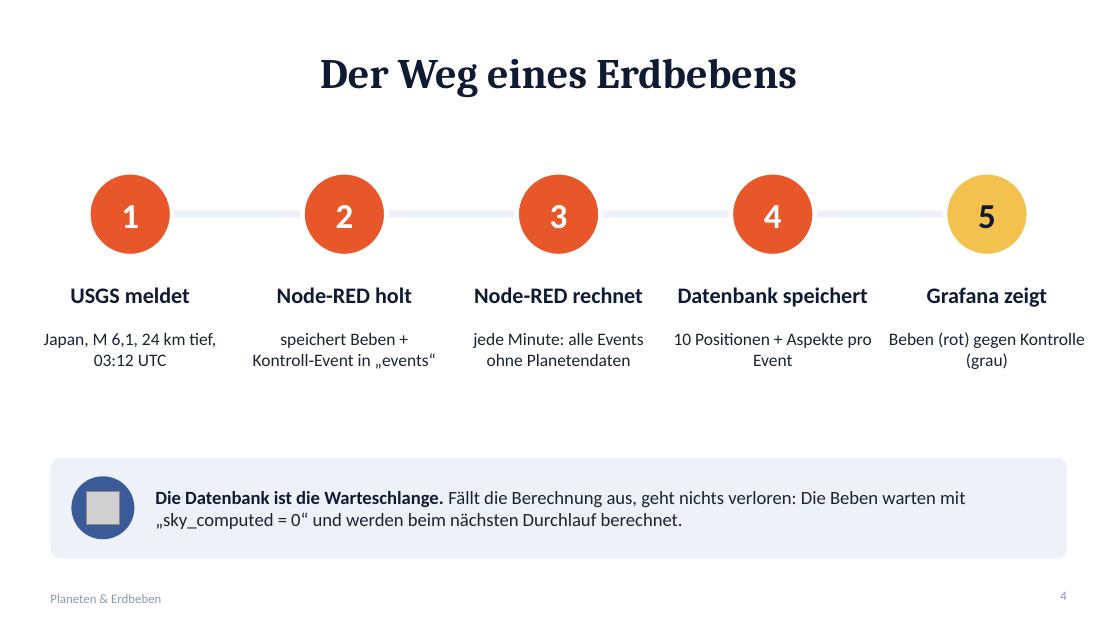
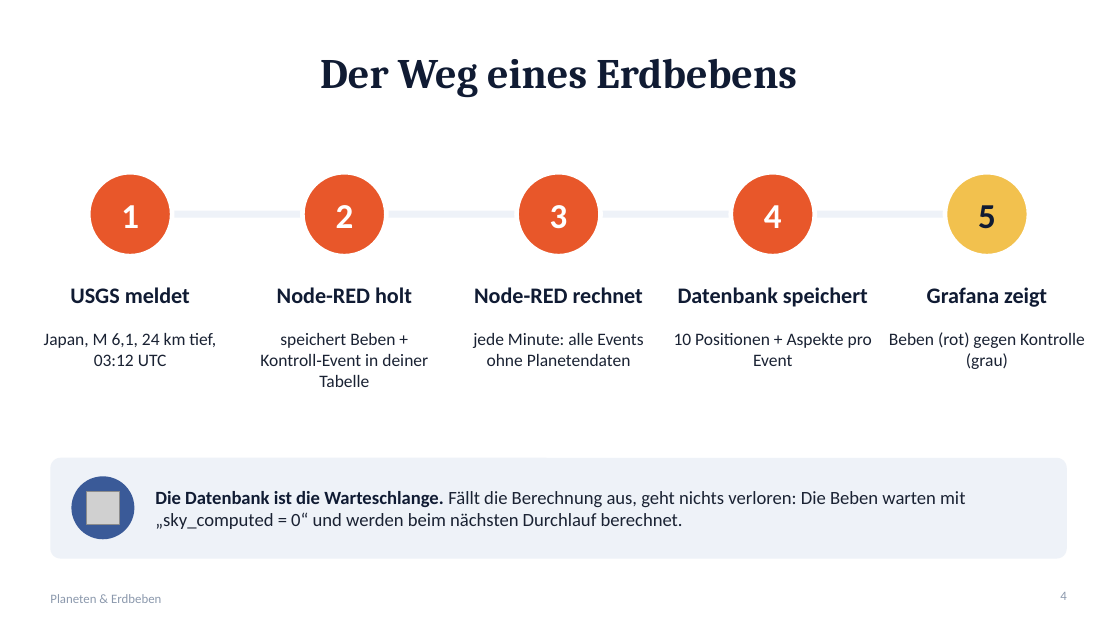
Before and after one commit to peaceeagle5/planeten-erdbeben, a slide deck: slide 4 of praesentation/Planeten-Erdbeben.pptx. Drawn at 1120x630 pixels with LibreOffice and Linux fonts; fonts in the diff are those of the drawing; grey boxes stand for pictures. Boxes give left, top, right and bottom in pixels: in the first picture for what was removed or moved away, otherwise in the second. Text is boxed around its words. In the diff, an @@ line names an element or a change of style, - is before the commit and + after.

```diff
--- a/praesentation/Planeten-Erdbeben.pptx
+++ b/praesentation/Planeten-Erdbeben.pptx
@@ text at (260,333,428,387): text changed @@
-speichert Beben + Kontroll‑Event in „events“
+speichert Beben + Kontroll‑Event in deiner Tabelle
```
Also in this commit, not shown: 3 other slides changed, 3 slides added, 5 other files.
